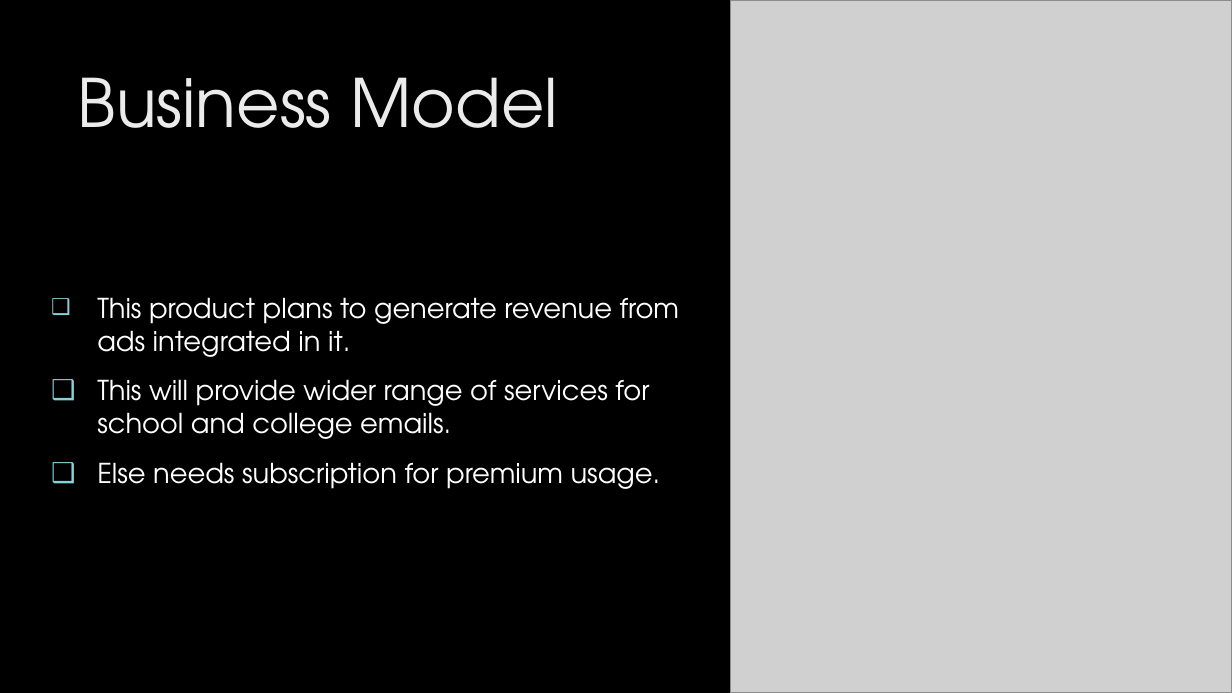
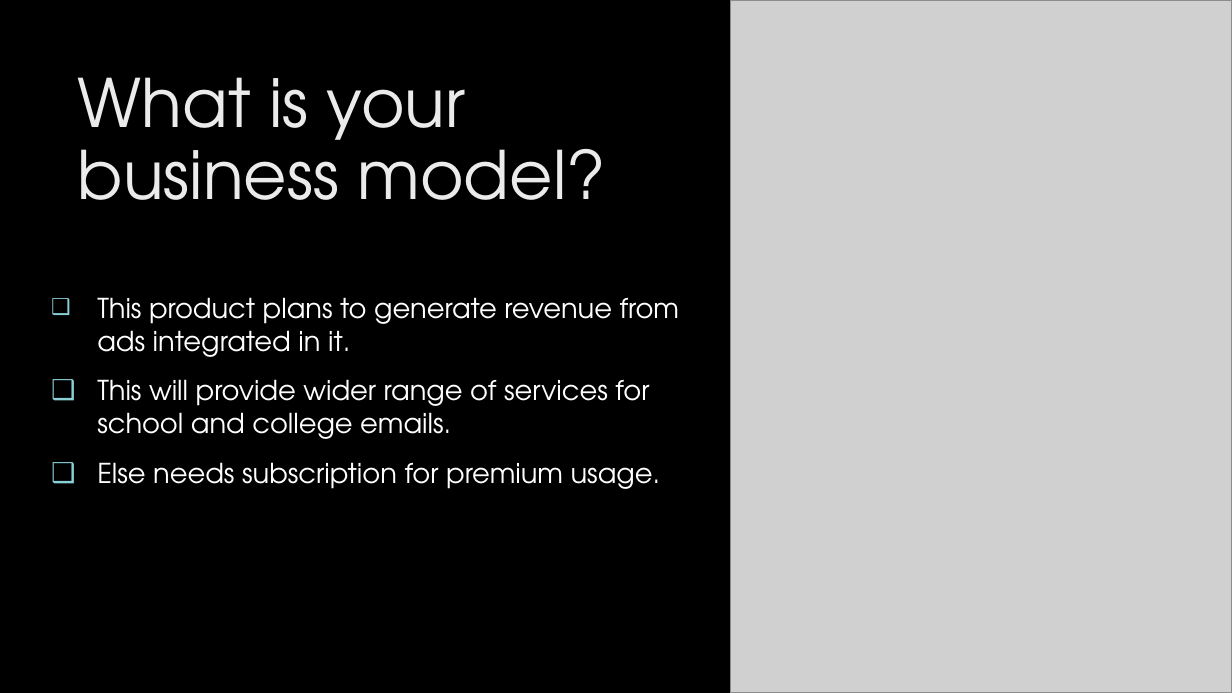
Before and after one commit to sagarsaurabhssnl/ATTENDANCE-APP, a slide deck: slide 5 of pitching.pptx. Drawn at 1232x693 pixels with LibreOffice and Linux fonts; fonts in the diff are those of the drawing; grey boxes stand for pictures; background and template pictures are left out. Boxes give left, top, right and bottom in pixels: in the first picture for what was removed or moved away, otherwise in the second. Text is boxed around its words. In the diff, an @@ line names an element or a change of style, - is before the commit and + after.

```diff
--- a/pitching.pptx
+++ b/pitching.pptx
@@ title at bbox=[78, 77, 606, 200]: text changed @@
-Business Model
+What is your business model?
```
Also in this commit, not shown: 7 other slides changed, 1 slide added.
